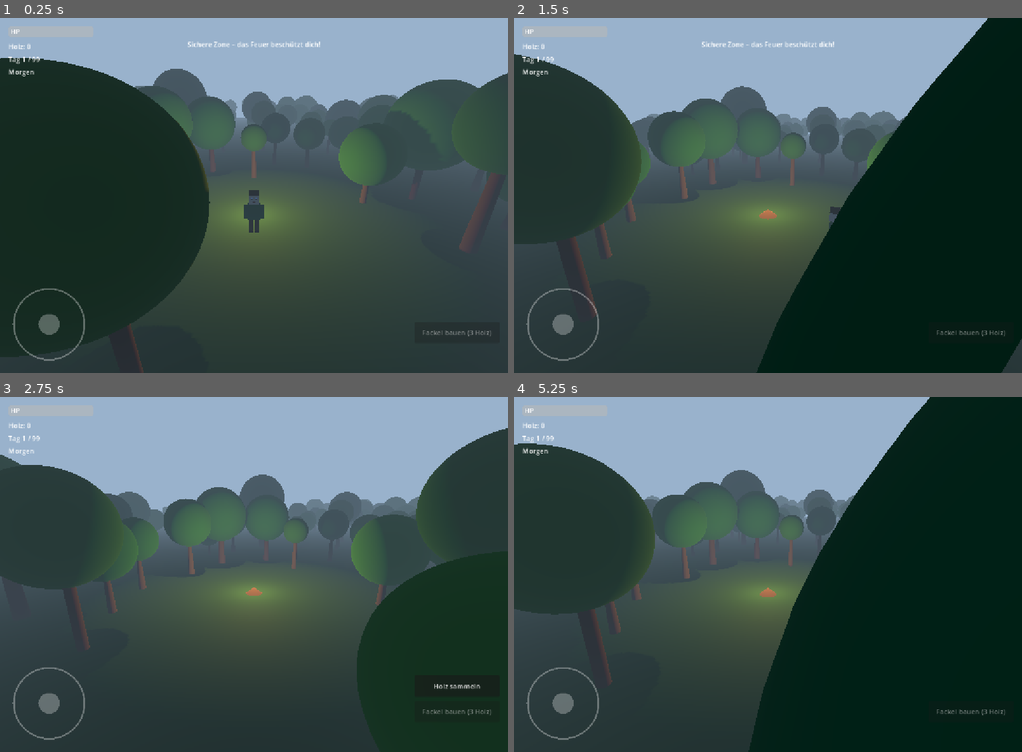
Above: before the commit, frames 1-4 (two rows, left to right).
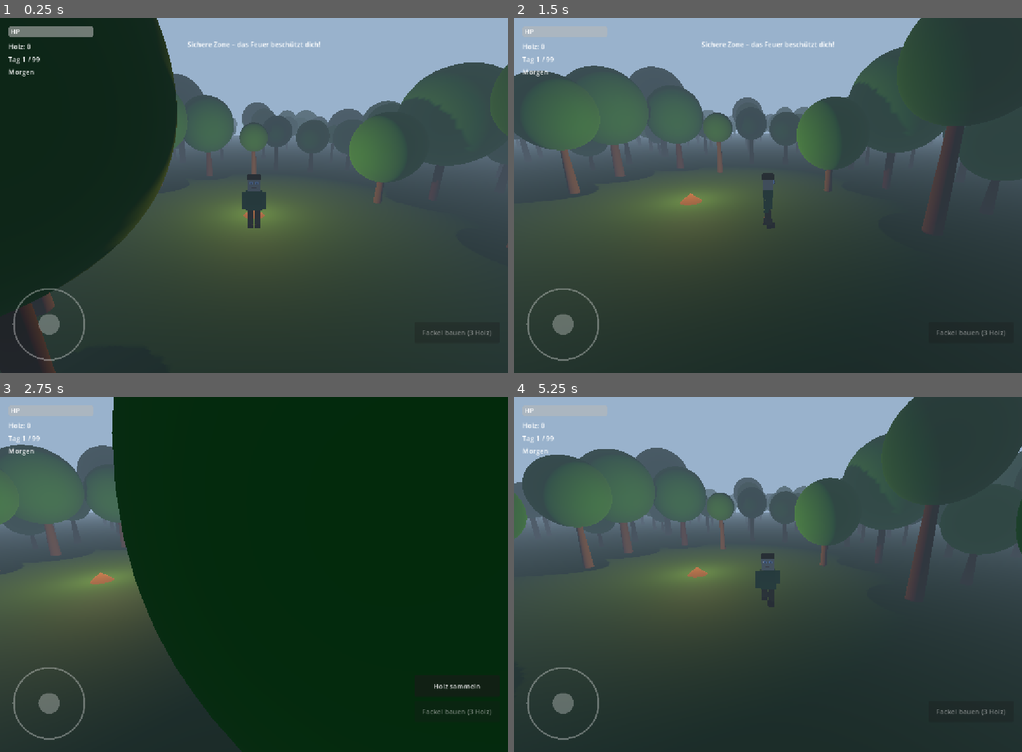
Above: after the commit, the same moments.

Repository: thieso2/99JahreImWald
Game: Godot game, scene res://scenes/main.tscn
The game is run twice, just before and just after one commit, with the same random seed, the same clock (stepped at 60 frames per second) and the same inputs.
Inputs (mouse positions are in pixels of both pictures, inside the frame that each line leads up to):
- Up to frame 1 (0.25 s): no input
- Up to frame 2 (1.5 s): move the mouse to (879, 177) at 0.52 s; hold D (move_right) 0.53-1.25 s; hold Shift 0.53-1.25 s; click (879, 177) at 0.67 s; drag from (666, 213) to (742, 266) at 1.27 s
- Up to frame 3 (2.75 s): move the mouse to (304, 496) at 2.02 s; hold D (move_right) from 2.03 s (still down); hold Shift from 2.03 s (still down); click (304, 496) at 2.17 s
- Up to frame 4 (5.25 s): release D (move_right) at 2.75 s; release Shift at 2.75 s; drag from (742, 645) to (615, 521) at 2.77 s; move the mouse to (920, 627) at 3.52 s; hold A (move_left) 3.53-4.25 s; hold Shift 3.53-4.25 s; click (920, 627) at 3.67 s; drag from (615, 521) to (691, 485) at 4.27 s; move the mouse to (793, 574) at 5.02 s; hold S (move_backward) from 5.03 s (still down); hold Shift from 5.03 s (still down); click (793, 574) at 5.17 s

The runs differ from the first frame. In frame 1, 15% of the frame differs, in the area x 0-100%, y 0-100%; in frame 2, 55%; in frame 3, 67%; in frame 4, 58%.

Commit message:
Fix controls: complete rewrite of camera and movement
- Kamera folgt Spieler sofort (kein Lag)
- Vorwärtsrichtung korrekt: W = weg von Kamera, S = zur Kamera
- Pitch jetzt positiv (5-80°), konsistente Kugelkoordinaten
- Pfeiltasten: Links/Rechts = drehen, Hoch/Runter = neigen
- +/- Tasten für Zoom
- Kamera-Yaw korrekt an Spieler-Bewegung weitergegeben

Co-Authored-By: Claude Opus 4.6 <noreply@anthropic.com>

Diff:
--- a/game/scripts/camera_controller.gd
+++ b/game/scripts/camera_controller.gd
@@ -1,160 +1,139 @@
 extends Node3D
 
-# Roblox-Style Kamera: Orbitet um den Spieler
-# - Rechte Maustaste + Maus = Drehen (PC)
-# - Touch-Drag (nicht auf Joystick) = Drehen (iPad)
-# - Mausrad / Pinch / Shift+Pfeiltasten = Zoom
-# - Kamera folgt dem Spieler sanft
+# Roblox-Style Third-Person Kamera
+#
+# PC: Rechte Maustaste gedrückt + Maus = Kamera drehen
+#     Mausrad = Zoom
+#     Pfeiltasten Links/Rechts = Kamera drehen
+#     Pfeiltasten Hoch/Runter = Kamera neigen
+#     +/- = Zoom
+#
+# iPad: Bildschirm wischen (nicht Joystick) = Kamera drehen
+#       Pinch = Zoom
 
-@export var follow_speed: float = 10.0
-@export var rotation_sensitivity_mouse: float = 0.2
-@export var rotation_sensitivity_touch: float = 0.25
-@export var zoom_speed_scroll: float = 1.5
+@export var rotation_sensitivity_mouse: float = 0.3
+@export var rotation_sensitivity_touch: float = 0.3
+@export var key_rotate_speed: float = 90.0
+@export var zoom_speed_scroll: float = 1.0
 @export var zoom_speed_key: float = 8.0
-@export var min_zoom: float = 2.0
-@export var max_zoom: float = 25.0
-@export var default_zoom: float = 10.0
-@export var min_pitch: float = -80.0   # Fast von oben
-@export var max_pitch: float = -5.0    # Fast horizontal
+@export var min_distance: float = 2.0
+@export var max_distance: float = 20.0
+@export var default_distance: float = 8.0
 @export var first_person_threshold: float = 2.5
 
+# Kamera-Winkel (in Grad)
+var yaw: float = 0.0       # Horizontale Drehung
+var pitch: float = 25.0     # Vertikale Neigung (positiv = von oben schauen)
+var distance: float = 8.0   # Abstand zum Spieler
+
 var target: Node3D = null
-var current_zoom: float = 10.0
-var camera_yaw: float = 0.0
-var camera_pitch: float = -30.0
 
 # Touch-Tracking
 var camera_touch_index: int = -1
 var last_camera_touch_pos: Vector2 = Vector2.ZERO
-var pinch_touch_ids: Array[int] = []
-var last_pinch_distance: float = 0.0
 
 @onready var camera: Camera3D = $Camera3D
 
 
 func _ready() -> void:
-	current_zoom = default_zoom
-	_update_camera_transform()
+	distance = default_distance
 
 
 func _process(delta: float) -> void:
-	# Spieler folgen
-	if target:
-		global_position = global_position.lerp(target.global_position, follow_speed * delta)
+	# Tastatur: Kamera drehen mit Pfeiltasten
+	if Input.is_key_pressed(KEY_LEFT):
+		yaw -= key_rotate_speed * delta
+	if Input.is_key_pressed(KEY_RIGHT):
+		yaw += key_rotate_speed * delta
+	if Input.is_key_pressed(KEY_UP):
+		pitch = clampf(pitch + key_rotate_speed * delta, 5.0, 80.0)
+	if Input.is_key_pressed(KEY_DOWN):
+		pitch = clampf(pitch - key_rotate_speed * delta, 5.0, 80.0)
 
-	# Tastatur: Zoom mit Shift + Pfeiltasten
-	var shift_held := Input.is_key_pressed(KEY_SHIFT)
-	if shift_held:
-		if Input.is_key_pressed(KEY_UP):
-			current_zoom = clampf(current_zoom - zoom_speed_key * delta, min_zoom, max_zoom)
-		if Input.is_key_pressed(KEY_DOWN):
-			current_zoom = clampf(current_zoom + zoom_speed_key * delta, min_zoom, max_zoom)
+	# Tastatur: Zoom mit +/-
+	if Input.is_key_pressed(KEY_EQUAL) or Input.is_key_pressed(KEY_KP_ADD):
+		distance = clampf(distance - zoom_speed_key * delta, min_distance, max_distance)
+	if Input.is_key_pressed(KEY_MINUS) or Input.is_key_pressed(KEY_KP_SUBTRACT):
+		distance = clampf(distance + zoom_speed_key * delta, min_distance, max_distance)
 
-	_update_camera_transform()
+	_update_camera()
 
 
 func _unhandled_input(event: InputEvent) -> void:
-	# === MAUS (PC) ===
-	# Rechte Maustaste + Mausbewegung = Kamera drehen
+	# === MAUS ===
 	if event is InputEventMouseMotion and Input.is_mouse_button_pressed(MOUSE_BUTTON_RIGHT):
-		camera_yaw -= event.relative.x * rotation_sensitivity_mouse
-		camera_pitch = clampf(camera_pitch + event.relative.y * rotation_sensitivity_mouse, min_pitch, max_pitch)
-		get_viewport().set_input_as_handled()
+		yaw += event.relative.x * rotation_sensitivity_mouse
+		pitch = clampf(pitch - event.relative.y * rotation_sensitivity_mouse, 5.0, 80.0)
 
-	# Mausrad = Zoom
-	elif event is InputEventMouseButton:
+	elif event is InputEventMouseButton and event.pressed:
 		if event.button_index == MOUSE_BUTTON_WHEEL_UP:
-			current_zoom = clampf(current_zoom - zoom_speed_scroll, min_zoom, max_zoom)
-			get_viewport().set_input_as_handled()
+			distance = clampf(distance - zoom_speed_scroll, min_distance, max_distance)
 		elif event.button_index == MOUSE_BUTTON_WHEEL_DOWN:
-			current_zoom = clampf(current_zoom + zoom_speed_scroll, min_zoom, max_zoom)
-			get_viewport().set_input_as_handled()
+			distance = clampf(distance + zoom_speed_scroll, min_distance, max_distance)
 
-	# === TOUCH (iPad) ===
+	# === TOUCH ===
 	elif event is InputEventScreenTouch:
 		if event.pressed:
-			# Prüfe ob Touch NICHT auf dem Joystick ist (linke untere Ecke)
-			if not _is_on_joystick(event.position):
-				if pinch_touch_ids.size() == 0 and camera_touch_index == -1:
-					# Erster Finger für Kamera-Rotation
-					camera_touch_index = event.index
-					last_camera_touch_pos = event.position
-				elif pinch_touch_ids.size() == 0 and camera_touch_index != -1:
-					# Zweiter Finger -> Pinch-Zoom
-					pinch_touch_ids = [camera_touch_index, event.index]
-					camera_touch_index = -1
-					var pos1: Vector2 = last_camera_touch_pos
-					var pos2: Vector2 = event.position
-					last_pinch_distance = pos1.distance_to(pos2)
+			if not _is_on_joystick(event.position) and camera_touch_index == -1:
+				camera_touch_index = event.index
+				last_camera_touch_pos = event.position
 		else:
-			# Finger losgelassen
 			if event.index == camera_touch_index:
 				camera_touch_index = -1
-			if event.index in pinch_touch_ids:
-				pinch_touch_ids.clear()
-				last_pinch_distance = 0.0
 
 	elif event is InputEventScreenDrag:
-		# Kamera-Rotation mit einem Finger
-		if event.index == camera_touch_index and pinch_touch_ids.is_empty():
+		if event.index == camera_touch_index:
 			var delta_pos: Vector2 = event.position - last_camera_touch_pos
-			camera_yaw -= delta_pos.x * rotation_sensitivity_touch
-			camera_pitch = clampf(camera_pitch + delta_pos.y * rotation_sensitivity_touch, min_pitch, max_pitch)
+			yaw += delta_pos.x * rotation_sensitivity_touch
+			pitch = clampf(pitch - delta_pos.y * rotation_sensitivity_touch, 5.0, 80.0)
 			last_camera_touch_pos = event.position
 
-		# Pinch-Zoom
-		if event.index in pinch_touch_ids and pinch_touch_ids.size() == 2:
-			# Wir tracken nur die Distanzänderung
-			# (vereinfacht: reagiert auf jede Drag-Bewegung)
-			if last_pinch_distance > 0:
-				# Berechne neue Distanz basierend auf aktuellem Drag
-				var zoom_change: float = -event.relative.y * 0.03
-				current_zoom = clampf(current_zoom + zoom_change, min_zoom, max_zoom)
 
-
-func _update_camera_transform() -> void:
-	if not camera:
+func _update_camera() -> void:
+	if not camera or not target:
 		return
 
-	var is_first_person: bool = current_zoom < first_person_threshold
+	var is_first_person: bool = distance < first_person_threshold
 
 	if is_first_person:
-		# First-Person: Kamera auf Augenhöhe
-		camera.position = Vector3(0, 1.8, 0)
-		var fp_pitch: float = clampf(camera_pitch, -80.0, 10.0)
-		camera.rotation_degrees = Vector3(fp_pitch, camera_yaw, 0)
-		if target:
-			_set_player_visible(false)
+		# First-Person
+		global_position = target.global_position + Vector3(0, 1.7, 0)
+		camera.position = Vector3.ZERO
+		camera.rotation_degrees = Vector3(-pitch, -yaw, 0)
+		_set_player_visible(false)
 	else:
 		# Third-Person: Kamera orbitet um den Spieler
-		var yaw_rad: float = deg_to_rad(camera_yaw)
-		var pitch_rad: float = deg_to_rad(camera_pitch)
+		# Kamera-Position berechnen: Kugelkoordinaten
+		var yaw_rad: float = deg_to_rad(yaw)
+		var pitch_rad: float = deg_to_rad(pitch)
 
-		var offset := Vector3.ZERO
-		offset.x = sin(yaw_rad) * cos(pitch_rad) * current_zoom
-		offset.z = cos(yaw_rad) * cos(pitch_rad) * current_zoom
-		offset.y = -sin(pitch_rad) * current_zoom
+		# Kamera-Position relativ zum Spieler
+		var cam_offset := Vector3.ZERO
+		cam_offset.x = -sin(yaw_rad) * cos(pitch_rad) * distance
+		cam_offset.z = cos(yaw_rad) * cos(pitch_rad) * distance
+		cam_offset.y = sin(pitch_rad) * distance
 
-		camera.position = offset
-		camera.look_at(Vector3(0, 1.2, 0), Vector3.UP)
+		# Rig auf Spielerposition setzen (sofort, kein Lag)
+		global_position = target.global_position
 
-		if target:
-			_set_player_visible(true)
+		# Kamera positionieren und auf Spieler schauen
+		camera.position = cam_offset
+		camera.look_at(target.global_position + Vector3(0, 1.2, 0), Vector3.UP)
+
+		_set_player_visible(true)
 
 
 func _set_player_visible(vis: bool) -> void:
 	if target:
-		# PlayerModel ist ein Kind des Spielers
 		for child in target.get_children():
 			if child.name == "PlayerModel":
 				child.visible = vis
 
 
 func _is_on_joystick(pos: Vector2) -> bool:
-	# Joystick ist links unten, ca. 200x200 Pixel
 	var screen_size: Vector2 = get_viewport().get_visible_rect().size
-	return pos.x < 230 and pos.y > screen_size.y - 230
+	return pos.x < 250 and pos.y > screen_size.y - 250
 
 
-func get_camera_yaw() -> float:
-	return camera_yaw
+func get_yaw() -> float:
+	return yaw
--- a/game/scripts/game_manager.gd
+++ b/game/scripts/game_manager.gd
@@ -59,7 +59,7 @@
 
 func _process(delta: float) -> void:
 	# Kamera-Yaw an Spieler weitergeben für richtungsrelative Bewegung
-	player.camera_yaw = camera_controller.get_camera_yaw()
+	player.camera_yaw = camera_controller.get_yaw()
 
 	# Nachricht ausblenden
 	if message_timer > 0:
--- a/game/scripts/player.gd
+++ b/game/scripts/player.gd
@@ -64,32 +64,37 @@
 	# Tastatur-Input (WASD)
 	if input_dir.length() < 0.1:
 		if Input.is_action_pressed("move_forward"):
+			input_dir.y += 1
+		if Input.is_action_pressed("move_backward"):
 			input_dir.y -= 1
-		if Input.is_action_pressed("move_backward"):
-			input_dir.y += 1
 		if Input.is_action_pressed("move_left"):
 			input_dir.x -= 1
 		if Input.is_action_pressed("move_right"):
 			input_dir.x += 1
 
-	# Roblox-Style: Bewegung relativ zur Kamera
-	# W = vorwärts in Kamera-Blickrichtung, A/D = seitlich
+	# Roblox-Style Bewegung: relativ zur Kamera-Blickrichtung
+	# W = weg von der Kamera (vorwärts), S = zur Kamera (rückwärts)
+	# A = links von der Kamera, D = rechts von der Kamera
 	var direction := Vector3.ZERO
 	var walking := false
 	if input_dir.length() > 0.1:
 		input_dir = input_dir.normalized()
 		var yaw_rad: float = deg_to_rad(camera_yaw)
-		# Kamera-Vorwärts (horizontal, auf dem Boden)
-		var cam_forward := Vector3(sin(yaw_rad), 0, cos(yaw_rad))
-		var cam_right := Vector3(cos(yaw_rad), 0, -sin(yaw_rad))
-		direction = (cam_forward * input_dir.y + cam_right * input_dir.x).normalized()
+
+		# "Vorwärts" = Richtung von der Kamera weg zum Spieler
+		# Kamera ist bei -sin(yaw)*dist, cos(yaw)*dist
+		# Also ist "vorwärts" = sin(yaw), 0, -cos(yaw)
+		var forward := Vector3(sin(yaw_rad), 0, -cos(yaw_rad))
+		var right := Vector3(cos(yaw_rad), 0, sin(yaw_rad))
+
+		direction = (forward * input_dir.y + right * input_dir.x).normalized()
 		walking = true
 
 	# Geschwindigkeit setzen
 	velocity.x = direction.x * speed
 	velocity.z = direction.z * speed
 
-	# Roblox-Style: Charakter dreht sich schnell in Bewegungsrichtung
+	# Charakter dreht sofort in Bewegungsrichtung (Roblox-Style)
 	if direction.length() > 0.1:
 		var target_rotation := atan2(direction.x, direction.z)
 		rotation.y = lerp_angle(rotation.y, target_rotation, rotation_speed * delta)
Not shown, changed: PROGRESS.md
